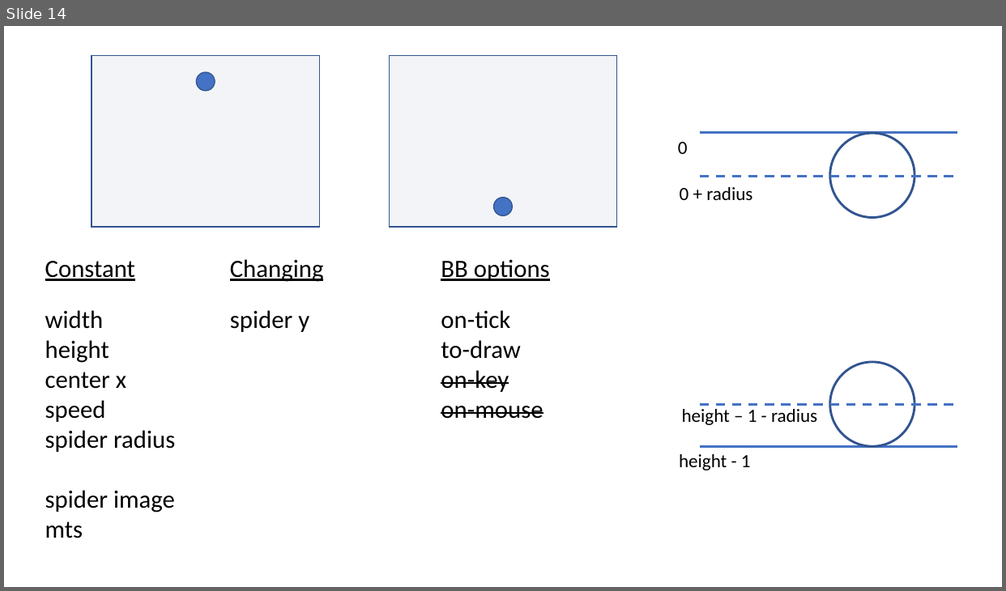
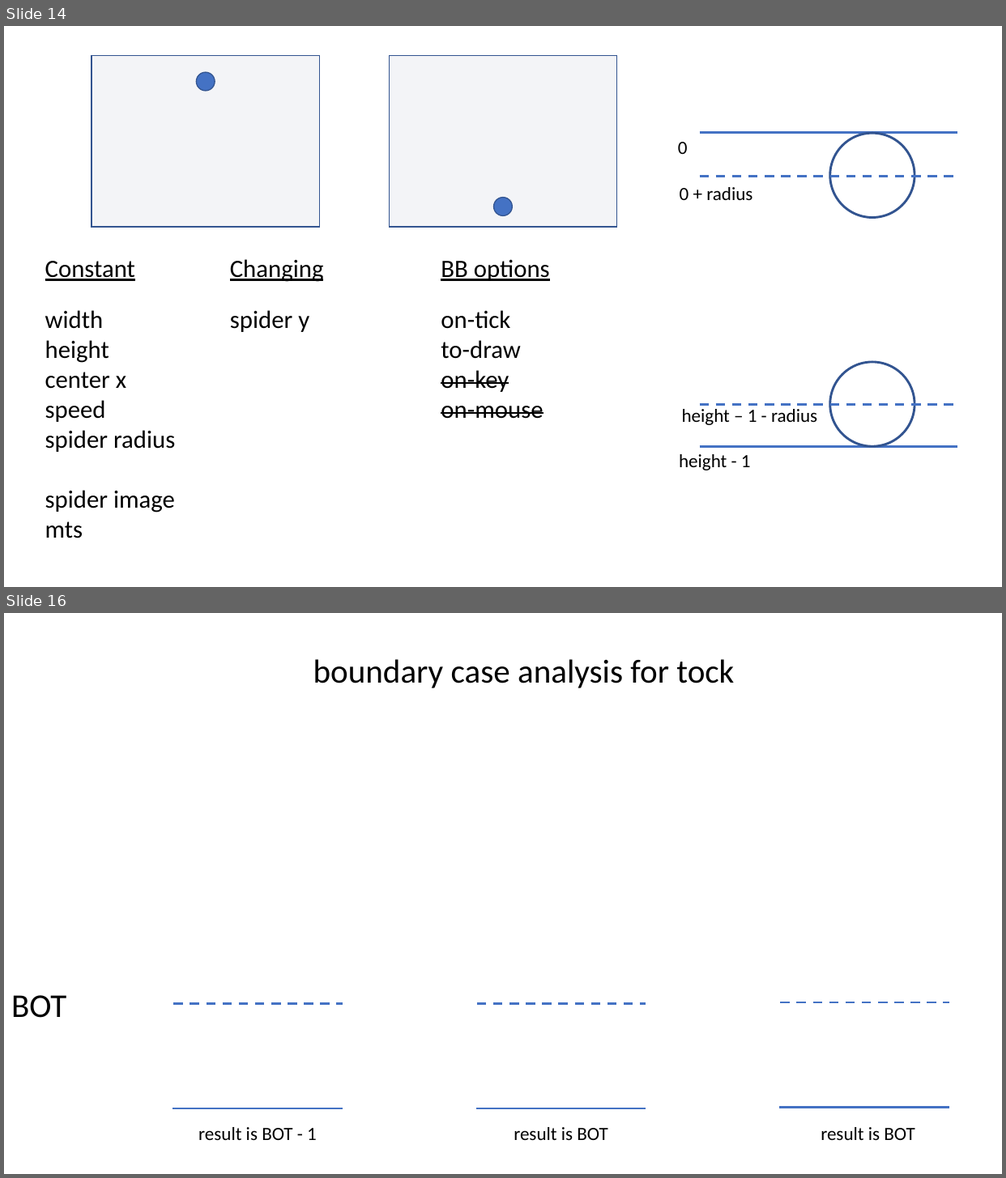
Before and after one commit to GregorKiczales/spd-materials, a slide deck: instructor/l04/l04-pad.pptx. Shown one above the other, each under a label of ours: slide 14 before the commit, slides 14 and 16 after it; the slides between them are not shown. The pictures are 1006x591 and 1006x1178 pixels, drawn with LibreOffice and Linux fonts; fonts in the diff are those of the drawing. Boxes give left, top, right and bottom in pixels: in the first picture for what was removed or moved away, otherwise in the second. Text is boxed around its words. In the diff, an @@ line names an element or a change of style, - is before the commit and + after.

Commit message:
make bounday case analysis in l04 consistent w/ l05

```diff
--- a/instructor/l04/l04-pad.pptx
+++ b/instructor/l04/l04-pad.pptx
@@ slide 16 added at (4, 613, 1002, 1174), background #FFFFFF @@
@@ text added at (313, 659, 734, 688), 32 pt, text #000000 @@
+boundary case analysis for tock
@@ text added at (11, 995, 66, 1018), 32 pt, text #000000 @@
+BOT
@@ line added from (174, 1003) to (343, 1003), #4472C4 2.25 pt dashed @@
@@ line added from (477, 1003) to (646, 1003), #4472C4 2.25 pt dashed @@
@@ line added from (780, 1003) to (949, 1003), #4472C4 2.25 pt dashed @@
@@ line added from (172, 1109) to (343, 1109), #4472C4 2.25 pt @@
@@ line added from (476, 1109) to (646, 1109), #4472C4 2.25 pt @@
@@ line added from (780, 1108) to (949, 1108), #4472C4 2.25 pt @@
@@ text added at (198, 1127, 317, 1140), 18 pt, text #000000 @@
+result is BOT - 1
@@ text added at (513, 1127, 607, 1140), 18 pt, text #000000 @@
+result is BOT
@@ text added at (820, 1127, 914, 1140), 18 pt, text #000000 @@
+result is BOT
```
Also in this commit, not shown: 1 other slide added, 1 slide removed.
